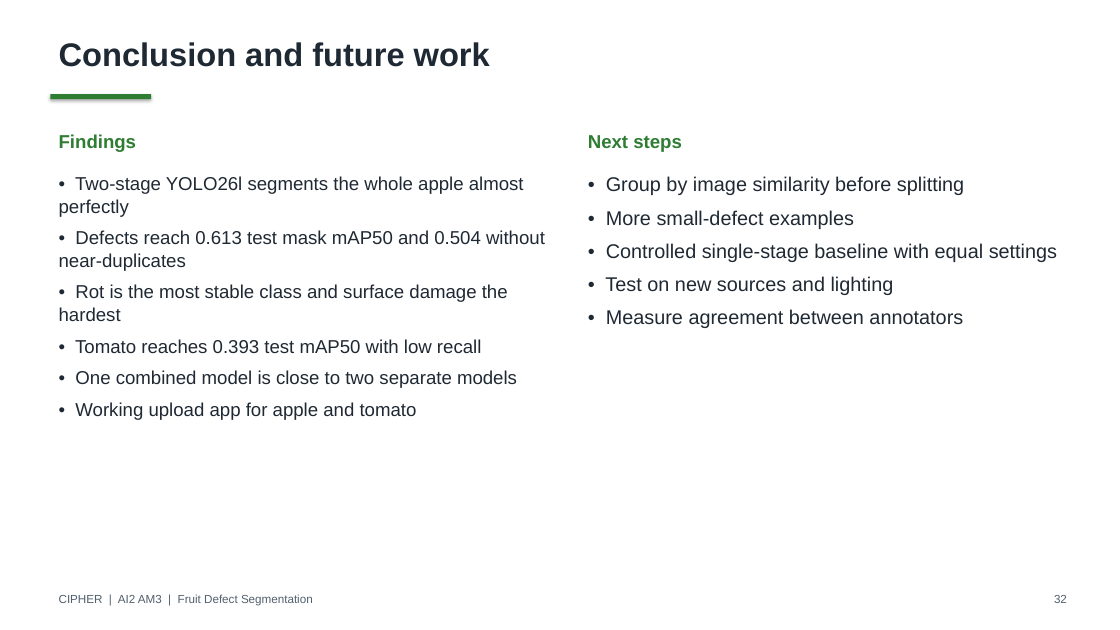
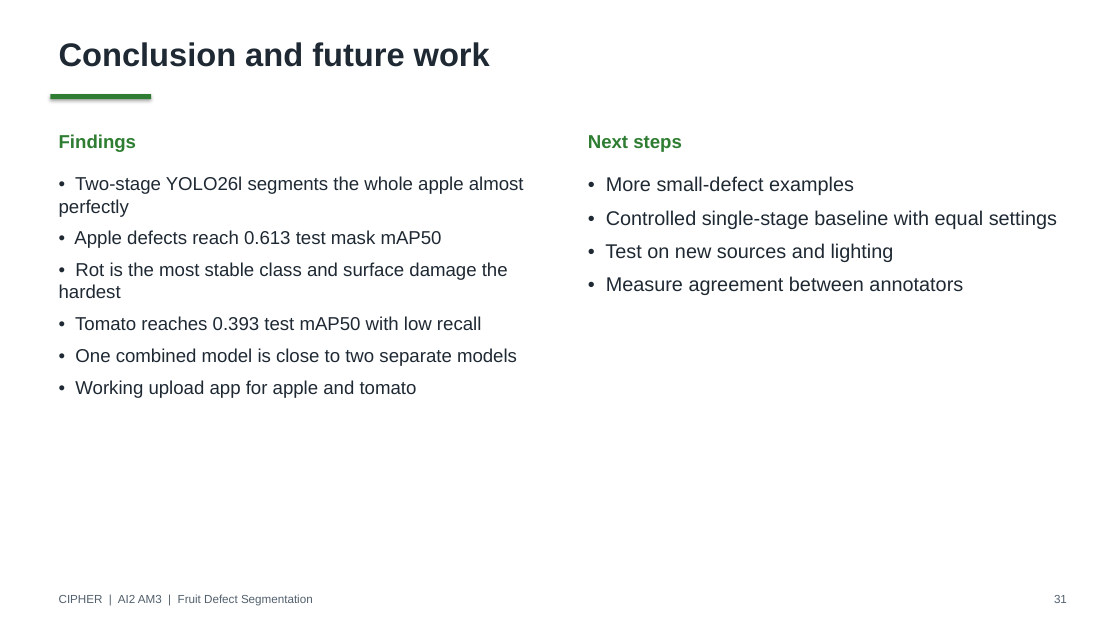
Before and after one commit to deangg/instancesegmentation, a slide deck: slide 31 of slides/CIPHER_AI2_Final_Defense.pptx (slide 32 before the commit). Drawn at 1120x630 pixels with LibreOffice and Linux fonts; fonts in the diff are those of the drawing. Boxes give left, top, right and bottom in pixels: in the first picture for what was removed or moved away, otherwise in the second. Text is boxed around its words. In the diff, an @@ line names an element or a change of style, - is before the commit and + after.

```diff
--- a/slides/CIPHER_AI2_Final_Defense.pptx
+++ b/slides/CIPHER_AI2_Final_Defense.pptx
@@ text at (606, 176, 964, 195): paragraph removed @@
-• Group by image similarity before splitting
@@ text at (74, 230, 442, 248): text changed @@
-• Defects reach 0.613 test mask mAP50 and 0.504 without near-duplicates
+• Apple defects reach 0.613 test mask mAP50
@@ text at (1054, 595, 1067, 603): text changed @@
-32
+31
```
Also in this commit, not shown: 12 other slides changed, 1 slide removed, 7 other files.
